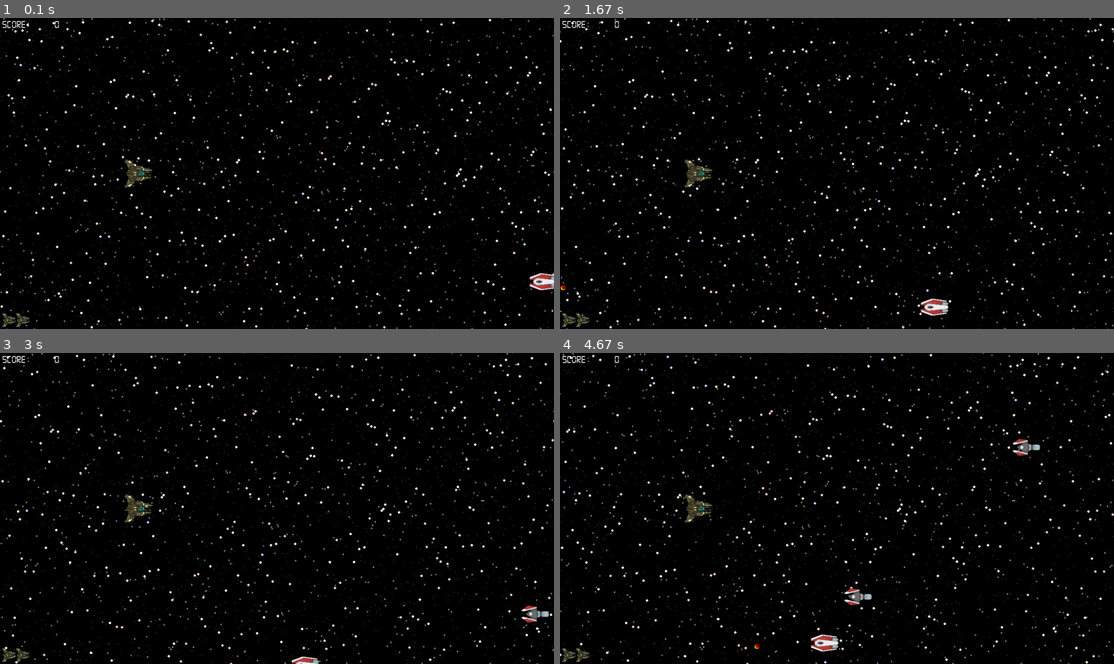
Above: before the commit, frames 1-4 (two rows, left to right).
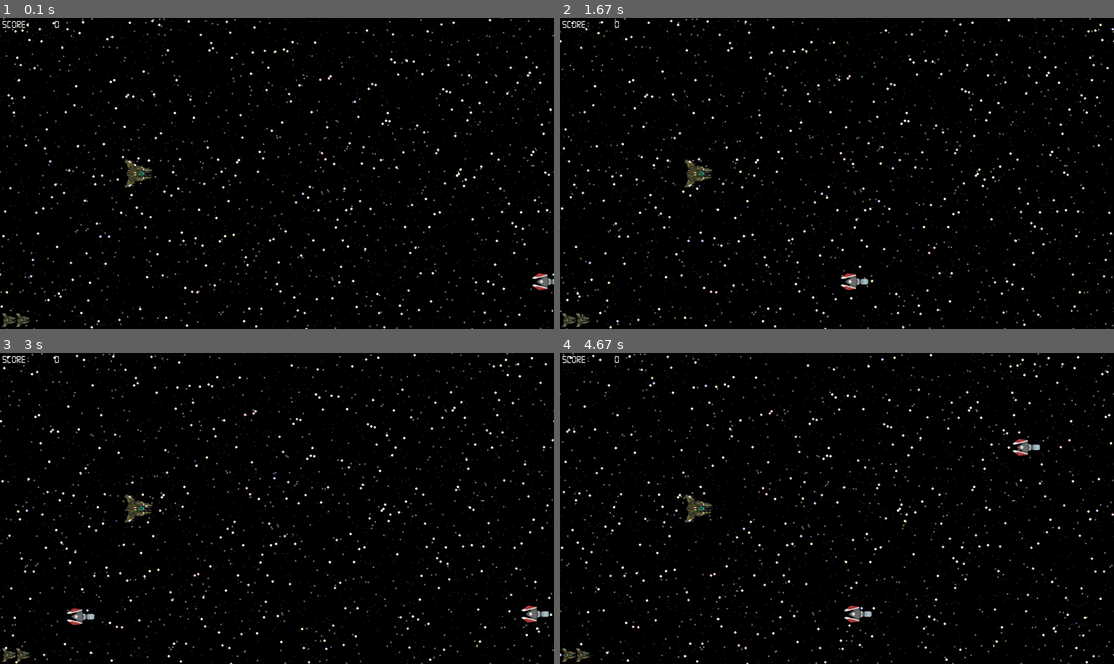
Above: after the commit, the same moments.

Repository: cacilhas/pygame-shooter-tutorial
Game: pygame game, started from main.py
Same seed, same stepped clock (60 frames per second), same inputs: the game is played once before the commit and once after it.
Inputs:
- Up to frame 1 (0.1 s): no input
- Up to frame 2 (1.67 s): no input
- Up to frame 3 (3 s): no input
- Up to frame 4 (4.67 s): no input

The runs differ from the first frame. In frame 1, 0.2% of the frame differs, in the area x 95-100%, y 82-88%; in frame 2, 0.4%; in frame 3, 0.3%; in frame 4, 0.6%, in the area x 35-57%, y 75-97%.

Commit message:
add laser-proof foe

Diff:
--- a/foe.py
+++ b/foe.py
@@ -13,6 +13,8 @@
 
 class Foe(Collider):
 
+    __inited: bool = False
+
     facet: Surface
     x: float
     y: float
@@ -21,7 +23,15 @@
     hp: int
 
     def __new__(cls, y: float, speed: float) -> 'Foe':
-        return ShooterFoe(y, speed) if random() < 0.125 else RocketFoe(y, speed)
+        if not Foe.__inited:
+            RocketFoe.load_assets()
+            ShooterFoe.load_assets()
+            LaserProofFoe.load_assets()
+            Foe.__inited = True
+
+        if random() < 0.125:
+            return ShooterFoe(y, speed)
+        return LaserProofFoe(y, speed) if random() < 0.25 else RocketFoe(y, speed)
 
     @property
     def xy(self) -> tuple[float, float]:
@@ -65,9 +75,6 @@
         )
 
     def __init__(self, y: float, speed: float) -> None:
-        if not hasattr(RocketFoe, 'facet'):
-            self.load_assets()
-
         self.x: float = RESOLUTION[0]
         self.y = y
         self.dx = speed
@@ -109,24 +116,20 @@
     def load_assets(cls) -> None:
         cls.facet = pygame.transform.scale(
             pygame.image.load('assets/foe-2.png').convert_alpha(),
-            (64, 40),
+            (75, 100),
         )
 
     def __init__(self, y: float, speed: float) -> None:
-        if not hasattr(ShooterFoe, 'facet'):
-            self.load_assets()
-
         self.x: float = RESOLUTION[0]
         self.y = y
         self.hp: int = 10 + randint(0, 4)
         self.dx = speed
         self.dy: float = 0.0
         self.r = 2 - random() * 4
-        self.sensor: FoeSensor | None = None
 
     @property
     def radius(self) -> float:
-        return 32
+        return 37.5
 
     async def draw(self, surface: Surface) -> None:
         self.blit(dest=surface, src=self.facet)
@@ -140,3 +143,45 @@
         if random() < 0.03125:
             from enemy_fire import EnemyFire
             return Action.register(EnemyFire(self))
+
+
+class LaserProofFoe(RocketFoe):
+
+    facets: list[Surface] = []
+
+    @classmethod
+    def load_assets(cls) -> None:
+        cls.facets = [
+            pygame.image.load(f'assets/foe-3/{idx}.png').convert_alpha()
+            for idx in range(12)
+        ]
+
+    def __init__(self, y: float, speed: float) -> None:
+        super().__init__(y, speed)
+        self.idx: float = 0.0
+        self.facet = self.facets[0]
+        self.hp: int = 6
+
+    @property
+    def radius(self) -> float:
+        return 32
+
+    async def update(self, delta: float) -> Action | None:
+        self.idx += delta * 4
+        self.facet = self.facets[int(self.idx) % 12]
+        actions: list[Action] = []
+        action = await super().update(delta)
+        if action:
+            actions.append(action)
+
+        if random() < 0.03125:
+            from enemy_fire import EnemyFire
+            actions.append(Action.register(EnemyFire(self)))
+
+        if actions:
+            return Action.set(*actions)
+
+    async def on_collision(self, other: Collider) -> Action | None:
+        if isinstance(other, Fire) and other.power in [2, 3]:
+            return Action.remove(other)
+        return await super().on_collision(other)
Binary file added: assets/foe-3/0.png
Binary file added: assets/foe-3/1.png
Binary file added: assets/foe-3/10.png
Binary file added: assets/foe-3/11.png
Binary file added: assets/foe-3/2.png
Binary file added: assets/foe-3/3.png
Binary file added: assets/foe-3/4.png
Binary file added: assets/foe-3/5.png
Binary file added: assets/foe-3/6.png
Binary file added: assets/foe-3/7.png
Binary file added: assets/foe-3/8.png
Binary file added: assets/foe-3/9.png
